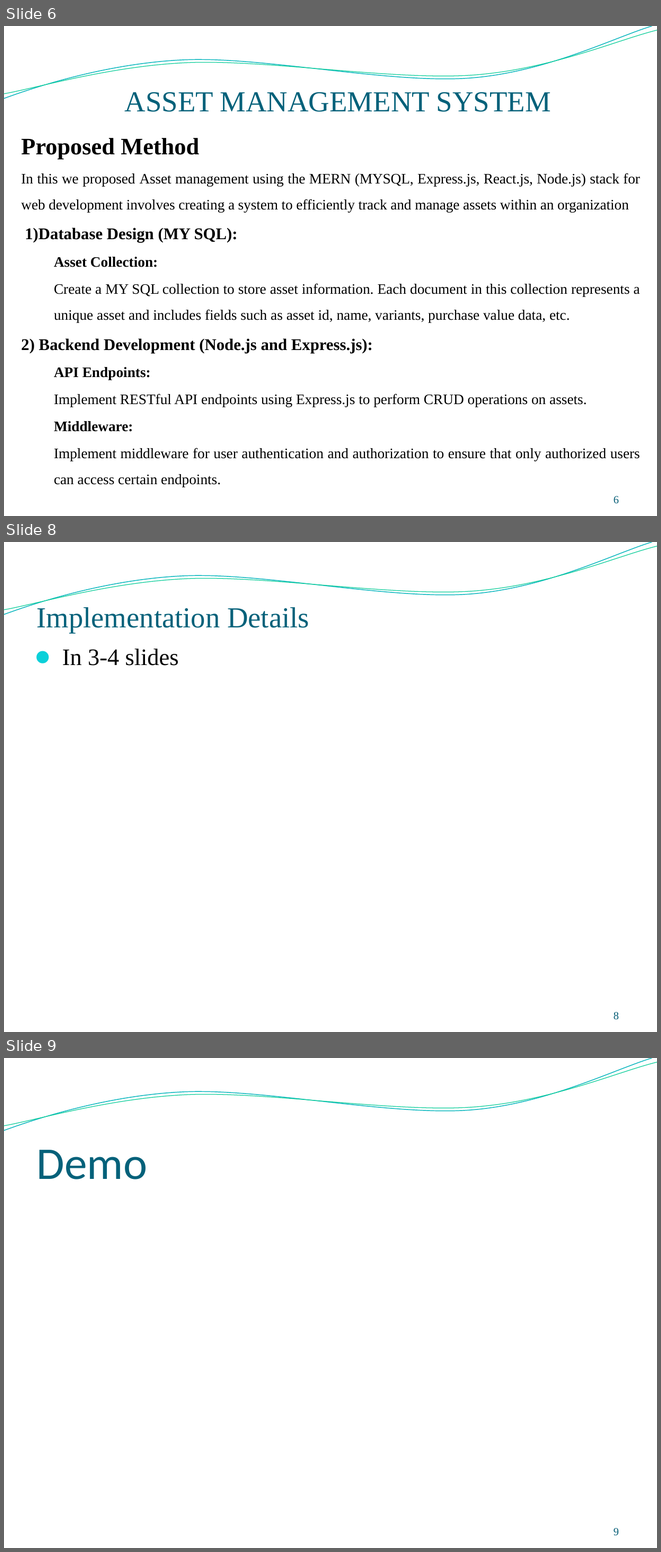
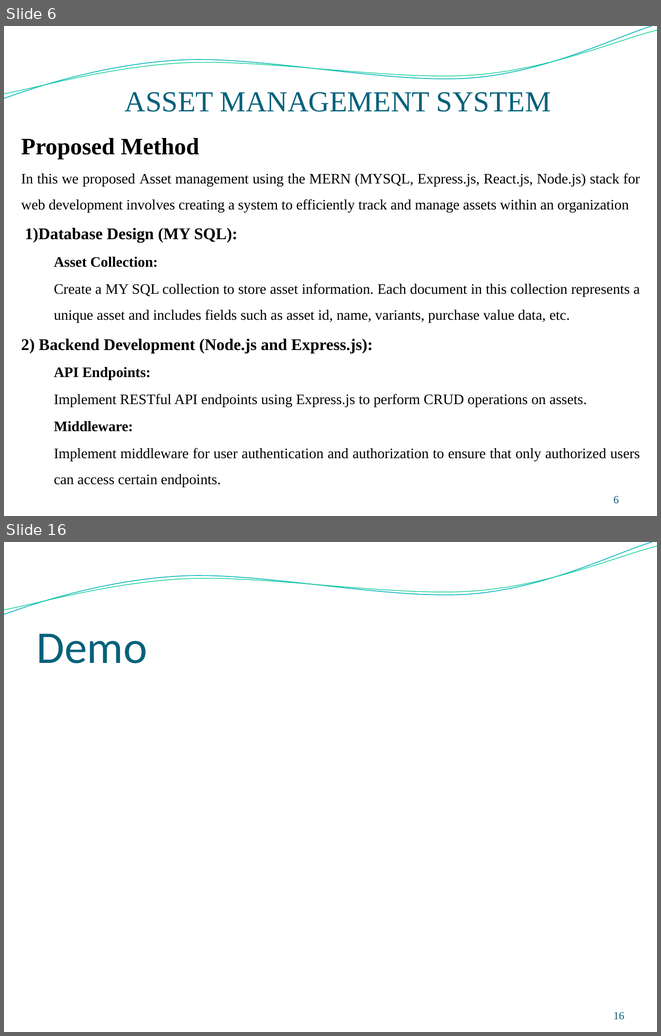
Before and after one commit to surya0811/Assetmanagement1, a slide deck: reports/ppt final.pptx. Shown one above the other, each under a label of ours: slides 6, 8 and 9 before the commit, slides 6 and 16 after it; the slides between them are not shown. The pictures are 661x1552 and 661x1036 pixels, drawn with LibreOffice and Linux fonts; fonts in the diff are those of the drawing; background and template pictures are left out. Boxes give left, top, right and bottom in pixels: in the first picture for what was removed or moved away, otherwise in the second. Text is boxed around its words. In the diff, an @@ line names an element or a change of style, - is before the commit and + after.

```diff
--- a/reports/ppt final.pptx
+++ b/reports/ppt final.pptx
@@ slide 8 removed at (4, 542, 657, 1032), background picture (left out); not listed: 2 template elements that a slide beside it also shows @@
@@ title removed at (37, 607, 309, 633) @@
-Implementation Details
@@ text removed at (62, 649, 179, 665) @@
-⚫ In 3-4 slides
@@ page number removed at (614, 1012, 619, 1020) @@
-8
@@ what was slide 9 is now slide 16 @@
@@ page number at (614, 1012, 624, 1020): text changed @@
-9
+16
```
Also in this commit, not shown: 8 slides added, 10 other files.
